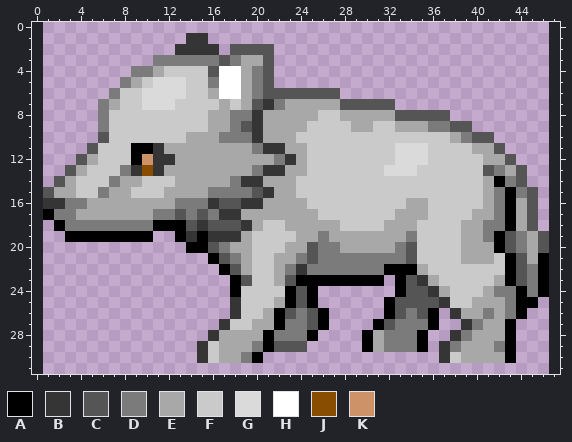
Two states of a pixel-art sprite, assets/images/dog_images/dog_west_left.png. The picture above was drawn from the file before the commit.
The file is 46x32 pixels. Colours within 5 levels of each other are drawn and written as one. The old version is drawn lined up with the new one, on the new canvas.
Palette (. is transparent): A #000000  B #353535  C #555555  D #7b7b7b  E #a8a8a8  F #cacaca  G #dadada  H #ffffff  J #884d00  K #ce9269
Now the later version:
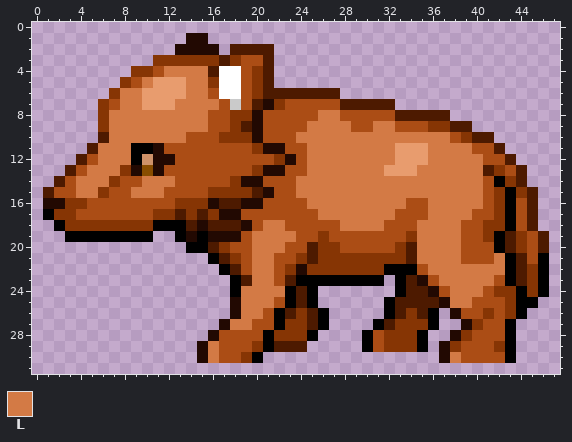
Colours new in this view: L #d37a45
Commit message: Change dog sprite to brown version to enhance colour contrast with sheep
From old to new:
canvas 46x32 -> 48x32, the old top-left corner now at 1,0
Colour B changes from #353535 to #220902.
Colour C changes from #555555 to #4d1a00.
Colour D changes from #7b7b7b to #863504.
Colour E changes from #a8a8a8 to #ab4d15.
Colour G changes from #dadada to #e89c6e.
Colour F gives way to colour L in row 4 at x 12 to 15; in row 5 at x 10 and 14 to 15; in row 6 at x 8 to 9 and 14 to 15; in row 7 at x 8 to 9 and 13 to 16; in row 8 at x 7 to 15 and 26 to 27; in row 9 at x 7 to 15, 25 to 28 and 31 to 32.
Colour F gives way to colour L in row 10 at x 7 to 13 and 24 to 37; in row 11 at x 6 to 8, 25 to 32 and 36 to 39; in row 12 at x 6 to 8, 25 to 32 and 36 to 40; in row 13 at x 5 to 7, 25 to 31 and 35 to 40; in row 14 at x 4 to 6, 10 to 12 and 24 to 40; in row 15 at x 4 to 5, 9 to 11 and 24 to 40.
Colour F gives way to colour L in row 16 at x 25 to 33 and 36 to 40; in row 17 at x 26 to 32 and 36 to 39; in row 18 at x 21 to 22, 28 to 31 and 35 to 38; in row 19 at x 20 to 23 and 35 to 38; in row 20 at x 20 to 22 and 35 to 38; in row 21 at x 20 to 21, 35 to 38 and 42.
Colour F gives way to colour L in row 22 at x 20 to 21 and 36 to 42; in row 23 at x 20 to 21 and 37 to 41; in row 24 at x 19 to 22 and 38 to 40; in row 25 at x 19 to 21 and 38 to 39; in row 26 at x 19 to 20; in row 27 at x 18 to 19.
Colour F gives way to colour L in row 29 at x 16; in row 30 at x 16 and 38.
Pixel boxes of the changes (left, top, right, bottom) in both pictures:
changed: (43, 33, 549, 363)
